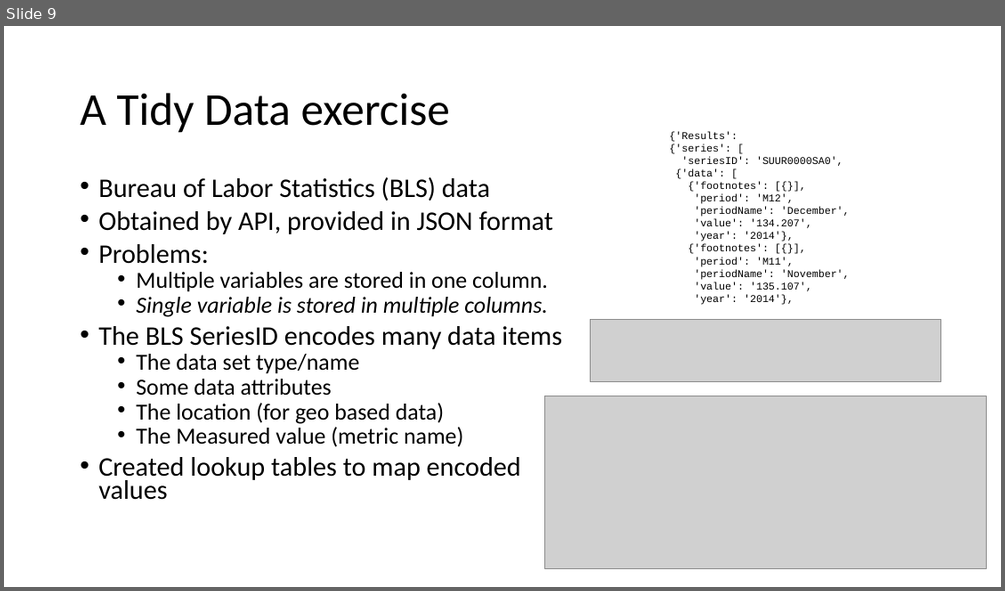
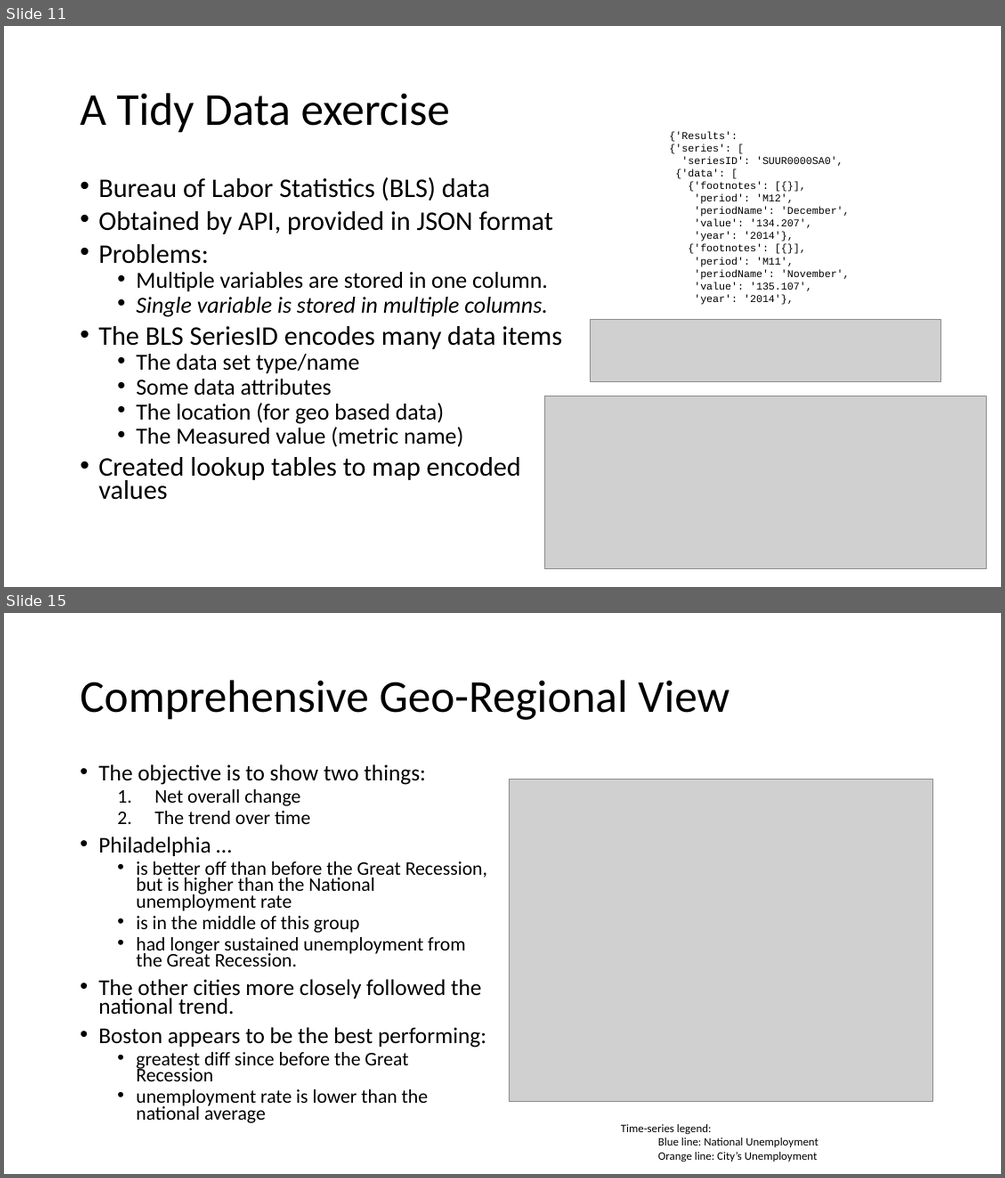
Before and after one commit to muftring/iu-datavis, a slide deck: project/mid-term-presentation.pptx. Shown one above the other, each under a label of ours: slide 9 before the commit, slides 11 and 15 after it; the slides between them are not shown. The pictures are 1005x591 and 1005x1178 pixels, drawn with LibreOffice and Linux fonts; fonts in the diff are those of the drawing; grey boxes stand for pictures. Boxes give left, top, right and bottom in pixels: in the first picture for what was removed or moved away, otherwise in the second. Text is boxed around its words. In the diff, an @@ line names an element or a change of style, - is before the commit and + after.

Commit message:
Mid-term presentation: unemployment by geo-region, by city population

```diff
--- a/project/mid-term-presentation.pptx
+++ b/project/mid-term-presentation.pptx
@@ slide 15 added at <box>4,613,1001,1174</box>, background #FFFFFF @@
@@ title added at <box>80,680,729,720</box>, 44 pt, text #000000 @@
+Comprehensive Geo-Regional View
@@ text added at <box>98,764,487,1123</box>, 18.6 pt, text #000000 @@
+• The objective is to show two things:
+  1. Net overall change
+  2. The trend over time
+• Philadelphia …
+  • is better off than before the Great Recession, but is higher than the National unemployment rate
+  • is in the middle of this group
+  • had longer sustained unemployment from the Great Recession.
+• The other cities more closely followed the national trend.
+• Boston appears to be the best performing:
+  • greatest diff since before the Great Recession
+  • unemployment rate is lower than the national average
@@ picture added at <box>509,779,933,1102</box> @@
@@ text added at <box>621,1124,818,1162</box>, 11 pt, text #000000 @@
+Time-series legend:
+  Blue line: National Unemployment
+  Orange line: City’s Unemployment
@@ what was slide 9 is now slide 11 @@
```
Also in this commit, not shown: 4 slides changed, 3 other slides added, 4 slides removed, 14 other files.
